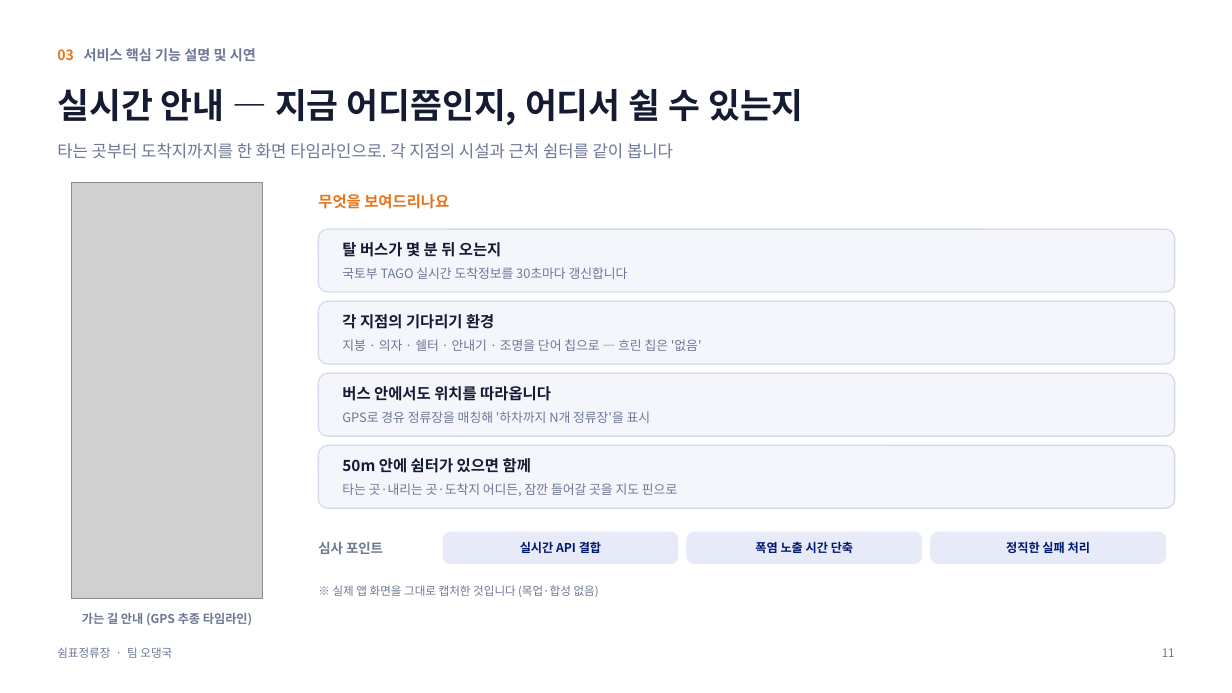
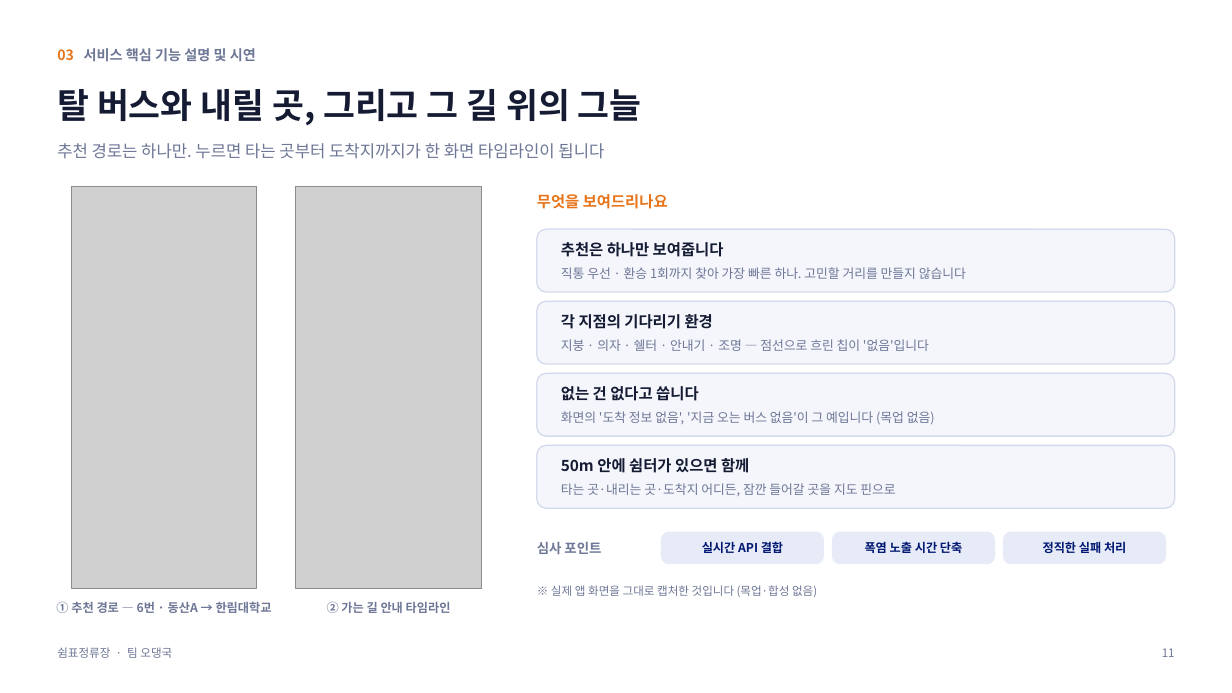
Before and after one commit to less82/chuncheon-busstop, a slide deck: slide 11 of 쉼표정류장_발표자료_팀오댕국_v2.pptx. Drawn at 1232x693 pixels with LibreOffice and Linux fonts; fonts in the diff are those of the drawing; grey boxes stand for pictures. Boxes give left, top, right and bottom in pixels: in the first picture for what was removed or moved away, otherwise in the second. Text is boxed around its words. In the diff, an @@ line names an element or a change of style, - is before the commit and + after.

```diff
--- a/쉼표정류장_발표자료_팀오댕국_v2.pptx
+++ b/쉼표정류장_발표자료_팀오댕국_v2.pptx
@@ text at (57, 89, 642, 125): text changed @@
-실시간 안내 — 지금 어디쯤인지, 어디서 쉴 수 있는지
+탈 버스와 내릴 곳, 그리고 그 길 위의 그늘
@@ text at (57, 143, 604, 159): text changed @@
-타는 곳부터 도착지까지를 한 화면 타임라인으로. 각 지점의 시설과 근처 쉼터를 같이 봅니다
+추천 경로는 하나만. 누르면 타는 곳부터 도착지까지가 한 화면 타임라인이 됩니다
@@ picture: place and size @@
-picture at (71, 183, 263, 599)
+picture at (71, 187, 257, 589)
@@ picture added at (296, 187, 482, 589) @@
@@ text "무엇을 보여드리나요": place and size @@
-text "무엇을 보여드리나요" at (318, 194, 449, 209)
+text "무엇을 보여드리나요" at (537, 194, 668, 209)
@@ rounded rectangle: place and size @@
-rounded rectangle at (319, 229, 1176, 292)
+rounded rectangle at (537, 229, 1175, 292)
@@ text removed at (342, 240, 501, 260) @@
-탈 버스가 몇 분 뒤 오는지
@@ text removed at (342, 267, 628, 279) @@
-국토부 TAGO 실시간 도착정보를 30초마다 갱신합니다
@@ text added at (561, 242, 724, 257), 12 pt, text #141B33, bold @@
+추천은 하나만 보여줍니다
@@ text added at (561, 267, 966, 279), 10 pt, text #6E7796 @@
+직통 우선 · 환승 1회까지 찾아 가장 빠른 하나. 고민할 거리를 만들지 않습니다
@@ rounded rectangle: place and size @@
-rounded rectangle at (319, 301, 1176, 364)
+rounded rectangle at (537, 301, 1175, 364)
@@ text "각 지점의 기다리기 환경": place and size @@
-text "각 지점의 기다리기 환경" at (342, 314, 494, 329)
+text "각 지점의 기다리기 환경" at (561, 314, 713, 329)
@@ text at (561, 339, 929, 351): text changed @@
-지붕 · 의자 · 쉘터 · 안내기 · 조명을 단어 칩으로 — 흐린 칩은 '없음'
+지붕 · 의자 · 쉘터 · 안내기 · 조명 — 점선으로 흐린 칩이 '없음'입니다
@@ text removed at (342, 386, 551, 401) @@
-버스 안에서도 위치를 따라옵니다
@@ rounded rectangle: place and size @@
-rounded rectangle at (319, 373, 1176, 436)
+rounded rectangle at (537, 373, 1175, 436)
@@ text added at (561, 386, 698, 401), 12 pt, text #141B33, bold @@
+없는 건 없다고 씁니다
@@ text removed at (342, 411, 651, 423) @@
-GPS로 경유 정류장을 매칭해 '하차까지 N개 정류장'을 표시
@@ text added at (561, 411, 935, 424), 10 pt, text #6E7796 @@
+화면의 '도착 정보 없음', '지금 오는 버스 없음'이 그 예입니다 (목업 없음)
@@ rounded rectangle: place and size @@
-rounded rectangle at (319, 445, 1176, 508)
+rounded rectangle at (537, 445, 1175, 508)
@@ text "50m 안에 쉼터가 있으면 함께": place and size @@
-text "50m 안에 쉼터가 있으면 함께" at (342, 458, 531, 473)
+text "50m 안에 쉼터가 있으면 함께" at (561, 458, 749, 473)
@@ text "타는 곳·내리는 곳·도착지 어디든, 잠깐 ...": place and size @@
-text "타는 곳·내리는 곳·도착지 어디든, 잠깐 ..." at (342, 483, 677, 496)
+text "타는 곳·내리는 곳·도착지 어디든, 잠깐 ..." at (561, 483, 895, 496)
@@ rounded rectangle removed at (444, 532, 678, 564) @@
@@ text "심사 포인트": place and size @@
-text "심사 포인트" at (318, 542, 383, 554)
+text "심사 포인트" at (537, 542, 601, 554)
@@ text "실시간 API 결합": place and size @@
-text "실시간 API 결합" at (520, 541, 601, 553)
+text "실시간 API 결합" at (702, 541, 783, 553)
@@ rounded rectangle: place and size @@
-rounded rectangle at (688, 532, 922, 564)
+rounded rectangle at (662, 532, 823, 564)
@@ text "폭염 노출 시간 단축": place and size @@
-text "폭염 노출 시간 단축" at (755, 541, 853, 553)
+text "폭염 노출 시간 단축" at (865, 541, 962, 553)
@@ rounded rectangle added at (833, 532, 994, 564), fill #E7EBF8, outline #E7EBF8 1 pt @@
@@ text "정직한 실패 처리": place and size @@
-text "정직한 실패 처리" at (1006, 541, 1090, 553)
+text "정직한 실패 처리" at (1043, 541, 1126, 553)
@@ rounded rectangle: place and size @@
-rounded rectangle at (931, 532, 1165, 564)
+rounded rectangle at (1004, 532, 1165, 564)
@@ text "※ 실제 앱 화면을 그대로 ...": place and size @@
-text "※ 실제 앱 화면을 그대로 ..." at (333, 585, 599, 597)
+text "※ 실제 앱 화면을 그대로 ..." at (551, 585, 817, 597)
@@ text added at (56, 601, 272, 613), 9.5 pt, text #6E7796, bold @@
+① 추천 경로 — 6번 · 동산A → 한림대학교
@@ text at (327, 601, 451, 613): text changed @@
-가는 길 안내 (GPS 추종 타임라인)
+② 가는 길 안내 타임라인
```
Also in this commit, not shown: 4 other slides changed, 15 other files.
